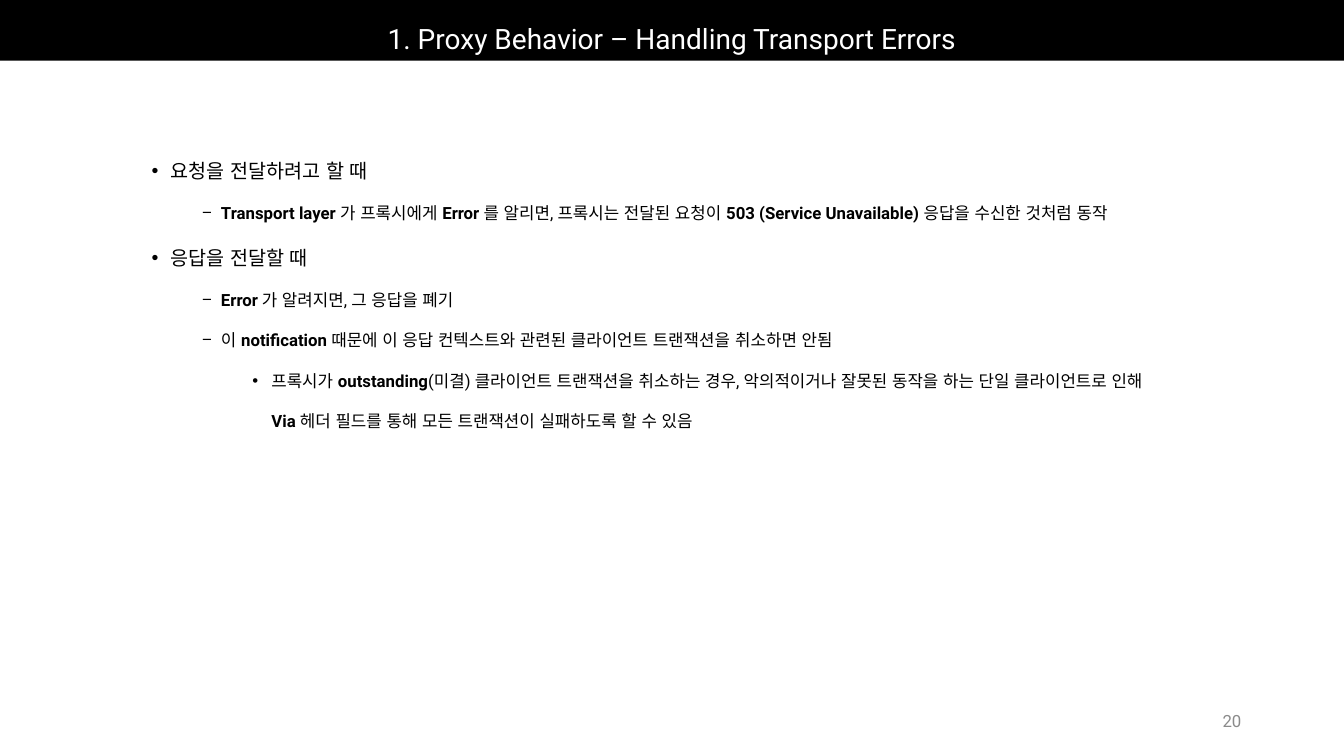
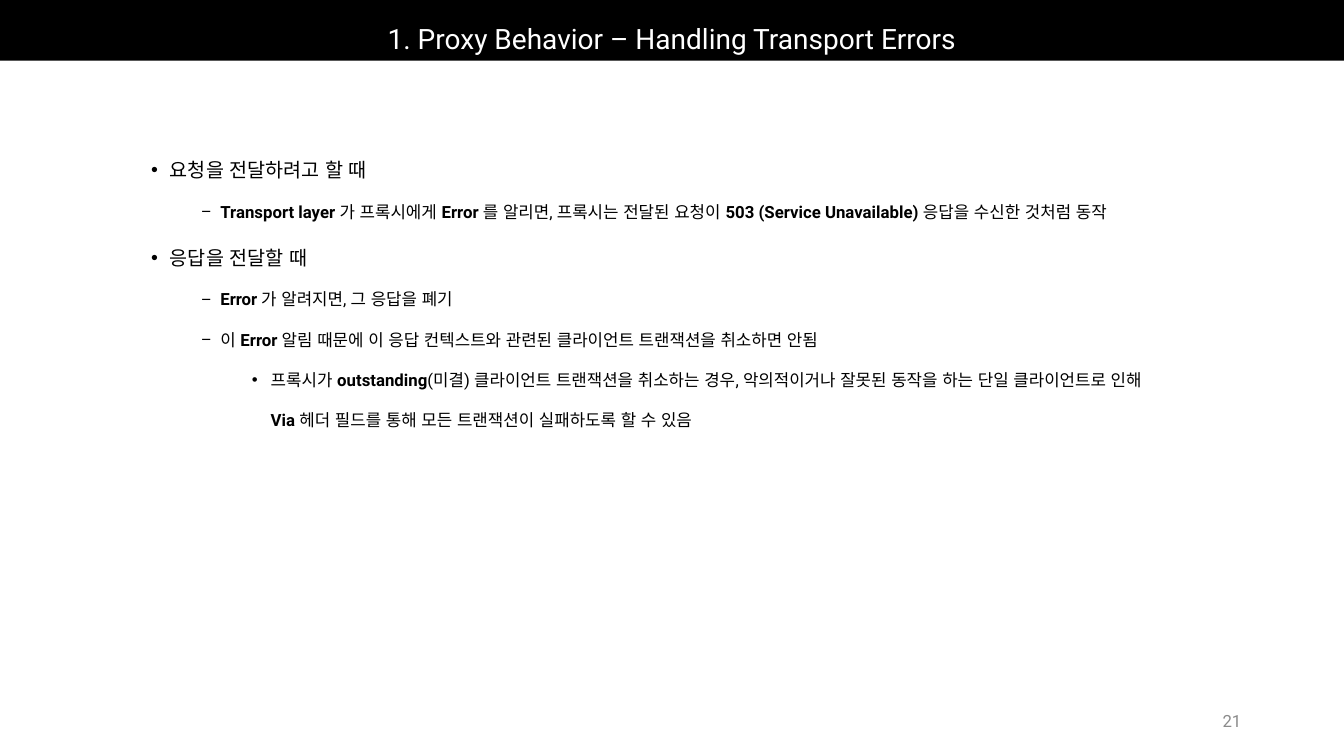
Before and after one commit to Epsilonely/SIP-Survey, a slide deck: slide 21 of 세미나 3차.pptx (slide 20 before the commit). Drawn at 1344x756 pixels with LibreOffice and Linux fonts; fonts in the diff are those of the drawing. Boxes give left, top, right and bottom in pixels: in the first picture for what was removed or moved away, otherwise in the second. Text is boxed around its words. In the diff, an @@ line names an element or a change of style, - is before the commit and + after.

```diff
--- a/세미나 3차.pptx
+++ b/세미나 3차.pptx
@@ text at (220,332,818,348): text changed @@
-  − 이 notification 때문에 이 응답 컨텍스트와 관련된 클라이언트 트랜잭션을 취소하면 안됨
+  − 이 Error 알림 때문에 이 응답 컨텍스트와 관련된 클라이언트 트랜잭션을 취소하면 안됨
@@ page number at (1223,715,1242,727): text changed @@
-20
+21
```
Also in this commit, not shown: 20 other slides changed, 2 slides added, 1 slide removed.
